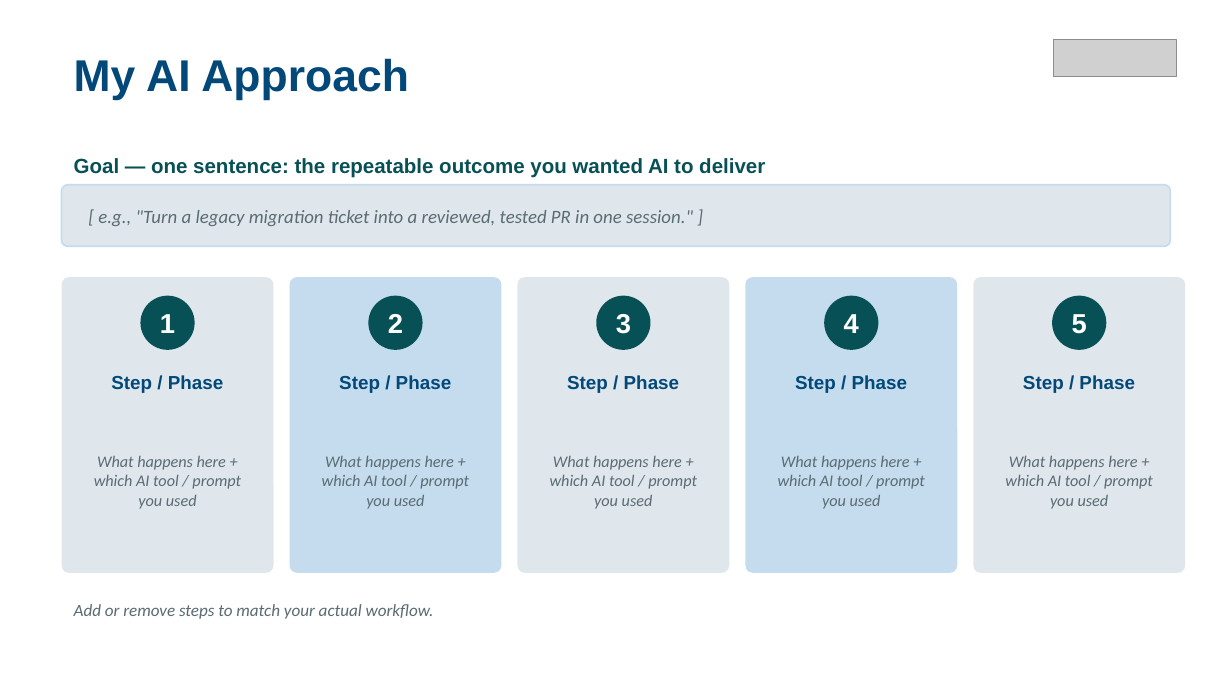
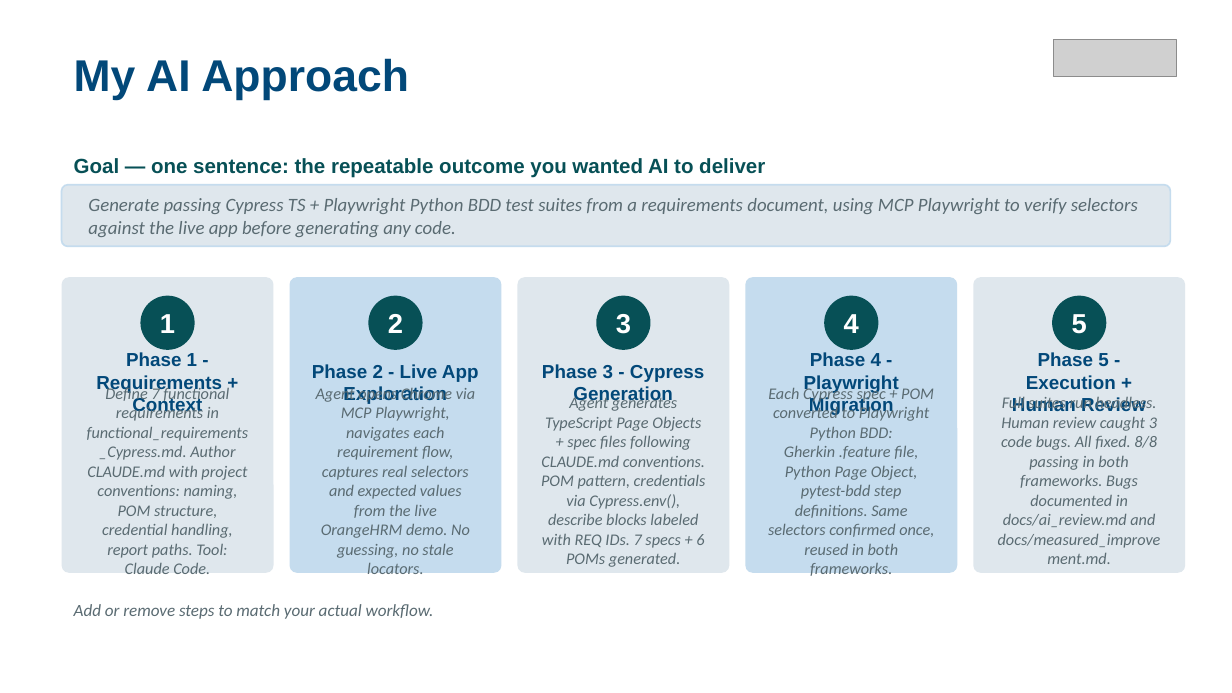
Before and after one commit to ajulian35/migration-cypress-to-playwright, a slide deck: slide 4 of docs/AI_Capstone_Template_L1 op 4.pptx. Drawn at 1232x693 pixels with LibreOffice and Linux fonts; fonts in the diff are those of the drawing; grey boxes stand for pictures. Boxes give left, top, right and bottom in pixels: in the first picture for what was removed or moved away, otherwise in the second. Text is boxed around its words. In the diff, an @@ line names an element or a change of style, - is before the commit and + after.

```diff
--- a/docs/AI_Capstone_Template_L1 op 4.pptx
+++ b/docs/AI_Capstone_Template_L1 op 4.pptx
@@ text at (88, 198, 1138, 237): text changed @@
-[ e.g., "Turn a legacy migration ticket into a reviewed, tested PR in one session." ]
+Generate passing Cypress TS + Playwright Python BDD test suites from a requirements document, using MCP Playwright to verify selectors against the live app before generating any code.
@@ text at (96, 352, 222, 416): text changed @@
-Step / Phase
+Phase 1 - Requirements + Context
@@ text at (804, 352, 899, 416): text changed @@
-Step / Phase
+Phase 4 - Playwright Migration
@@ text at (1012, 352, 1146, 411): text changed @@
-Step / Phase
+Phase 5 - Execution + Human Review
@@ text at (87, 386, 249, 574): text changed @@
-What happens here + which AI tool / prompt you used
+Define 7 functional requirements in functional_requirements_Cypress.md. Author CLAUDE.md with project conventions: naming, POM structure, credential handling, report paths. Tool: Claude Code.
@@ text at (312, 364, 479, 404): text changed @@
-Step / Phase
+Phase 2 - Live App Exploration
@@ text at (316, 386, 475, 579): text changed @@
-What happens here + which AI tool / prompt you used
+Agent opens Chrome via MCP Playwright, navigates each requirement flow, captures real selectors and expected values from the live OrangeHRM demo. No guessing, no stale locators.
@@ text at (542, 364, 704, 405): text changed @@
-Step / Phase
+Phase 3 - Cypress Generation
@@ text at (768, 386, 934, 579): text changed @@
-What happens here + which AI tool / prompt you used
+Each Cypress spec + POM converted to Playwright Python BDD: Gherkin .feature file, Python Page Object, pytest-bdd step definitions. Same selectors confirmed once, reused in both frameworks.
@@ text at (541, 395, 706, 567): text changed @@
-What happens here + which AI tool / prompt you used
+Agent generates TypeScript Page Objects + spec files following CLAUDE.md conventions. POM pattern, credentials via Cypress.env(), describe blocks labeled with REQ IDs. 7 specs + 6 POMs generated.
@@ text at (998, 397, 1161, 564): text changed @@
-What happens here + which AI tool / prompt you used
+Full suites run headless. Human review caught 3 code bugs. All fixed. 8/8 passing in both frameworks. Bugs documented in docs/ai_review.md and docs/measured_improvement.md.
```
Also in this commit, not shown: 9 other slides changed.
